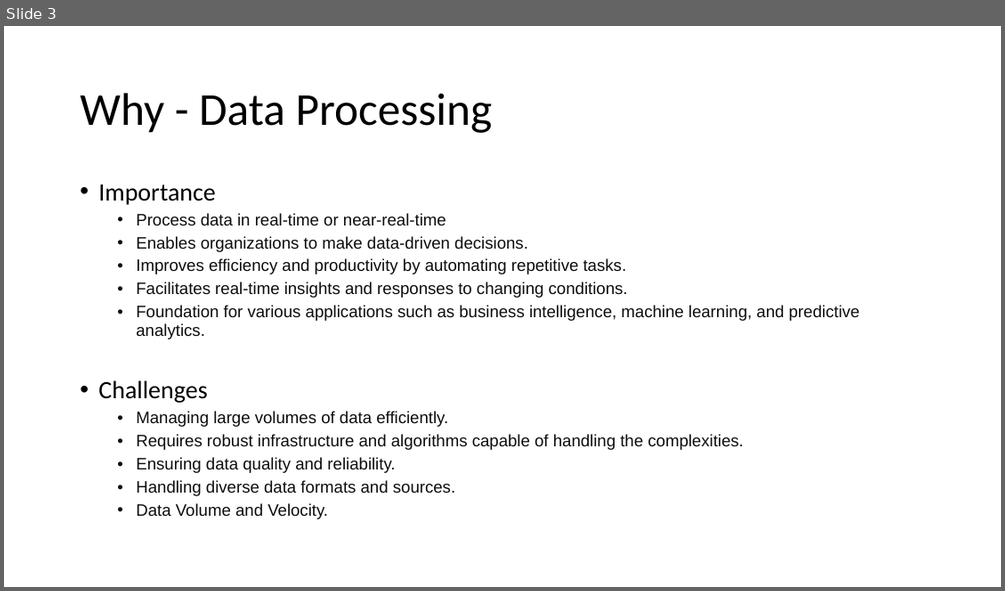
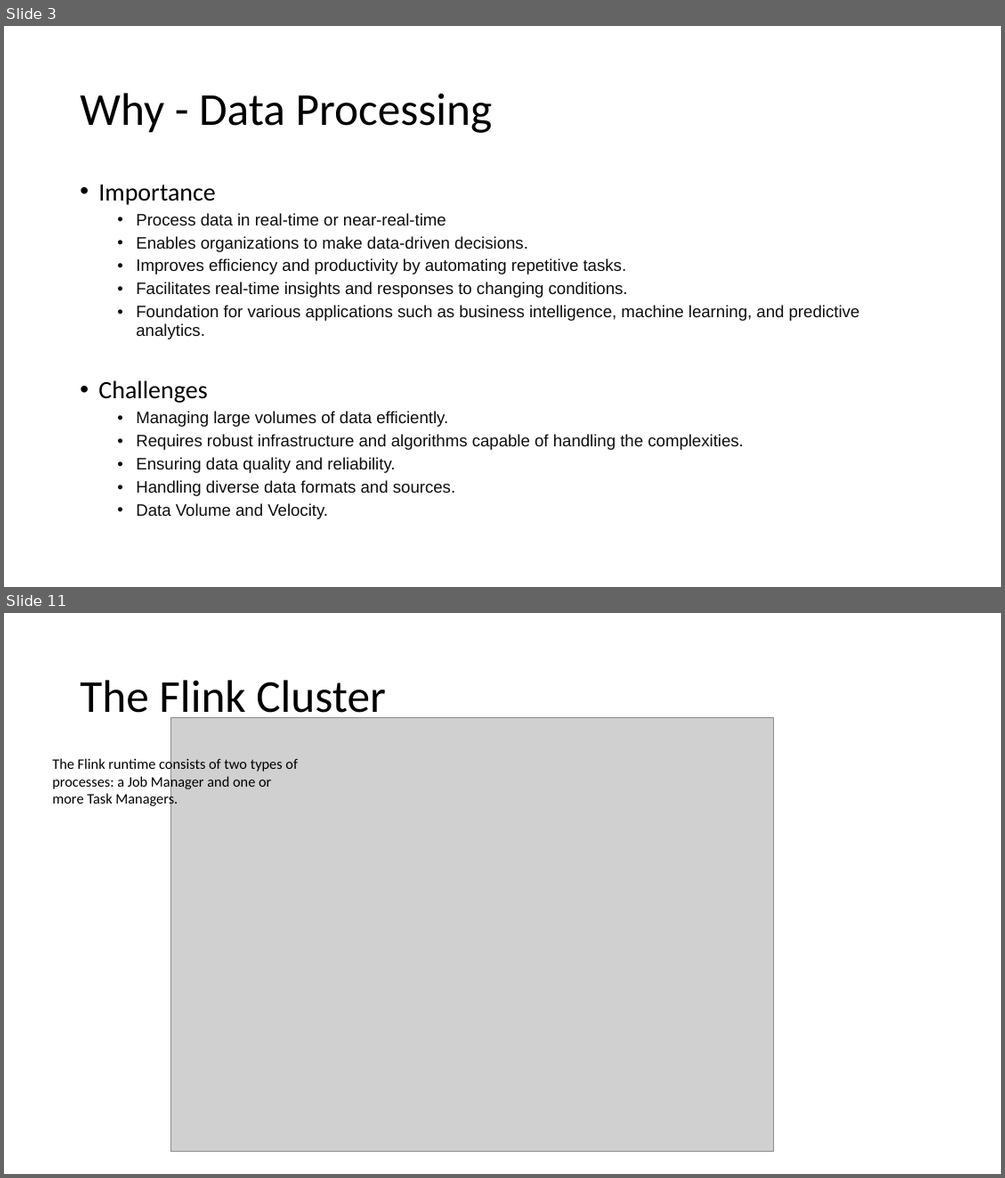
Before and after one commit to aprabhat/flink_demo, a slide deck: PPT/Apache_Flink.pptx. Shown one above the other, each under a label of ours: slide 3 before the commit, slides 3 and 11 after it; the slides between them are not shown. The pictures are 1005x591 and 1005x1178 pixels, drawn with LibreOffice and Linux fonts; fonts in the diff are those of the drawing; grey boxes stand for pictures. Boxes give left, top, right and bottom in pixels: in the first picture for what was removed or moved away, otherwise in the second. Text is boxed around its words. In the diff, an @@ line names an element or a change of style, - is before the commit and + after.

```diff
--- a/PPT/Apache_Flink.pptx
+++ b/PPT/Apache_Flink.pptx
@@ slide 11 added at [4, 613, 1001, 1174], background #FFFFFF @@
@@ title added at [80, 680, 386, 722], 44 pt, text #000000 @@
+The Flink Cluster
@@ picture added at [170, 718, 774, 1151] @@
@@ text added at [52, 757, 298, 808], 14 pt, text #000000 @@
+The Flink runtime consists of two types of processes: a Job Manager and one or more Task Managers.
```
Also in this commit, not shown: 2 slides changed, 9 other slides added, 4 slides removed.
